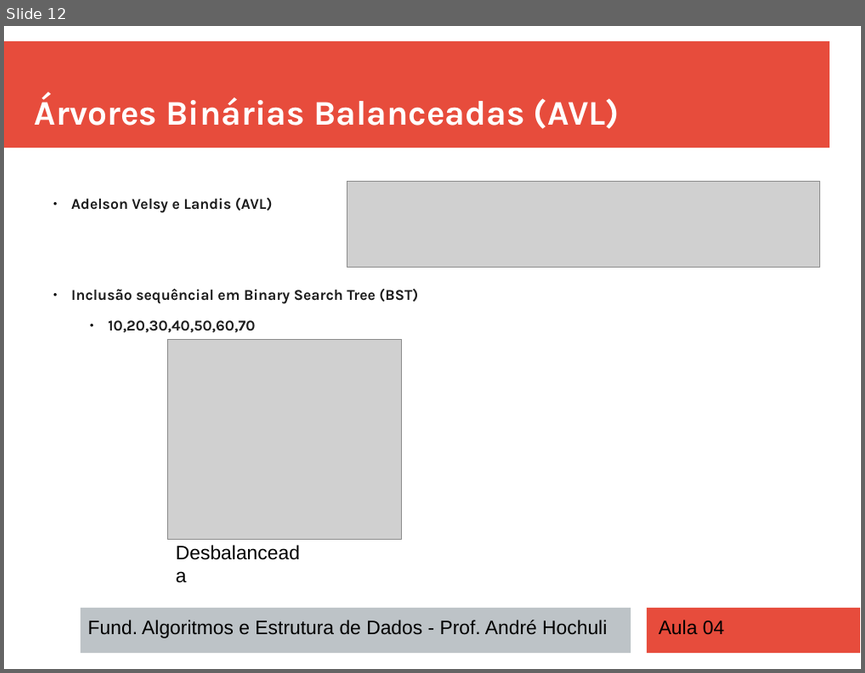
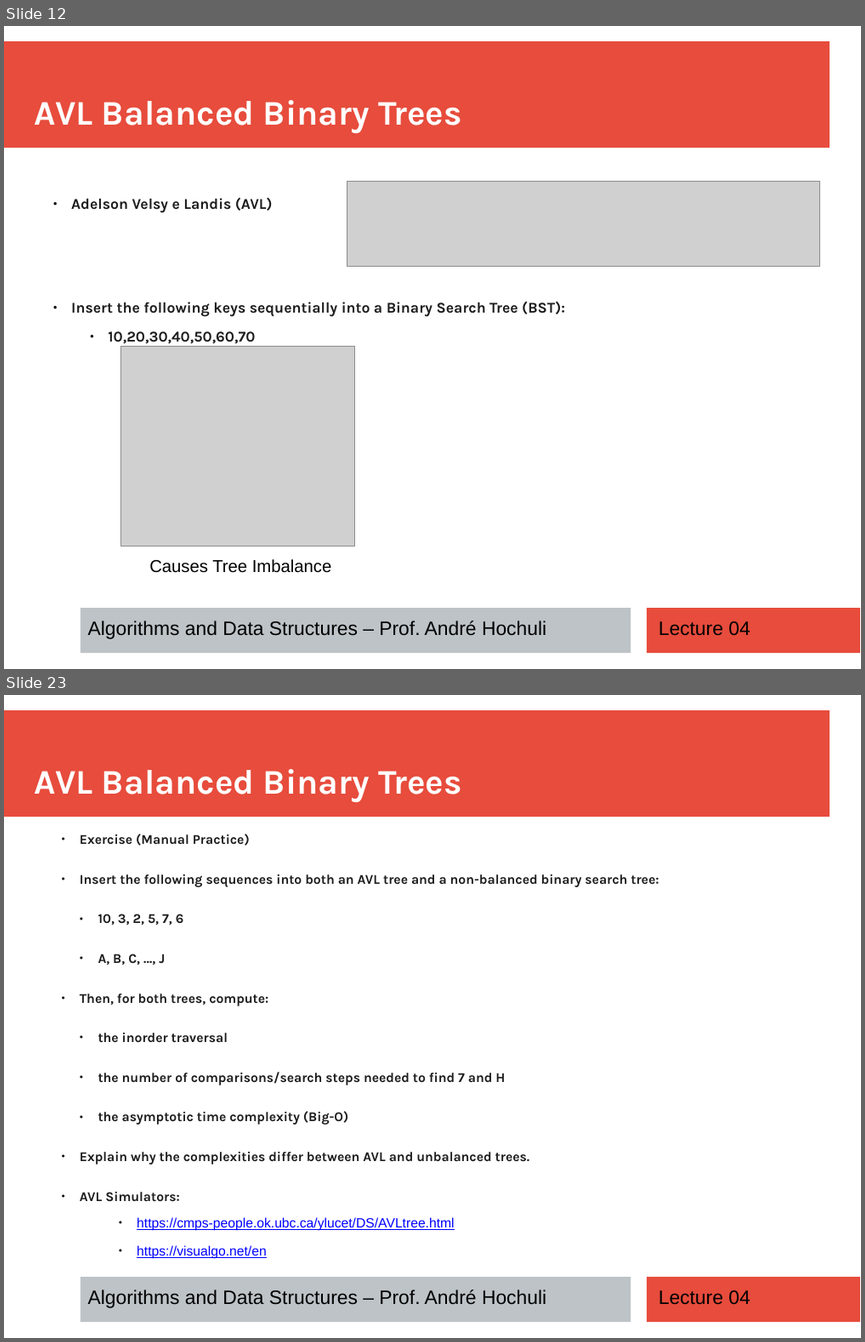
Before and after one commit to andrehochuli/teaching, a slide deck: DataStructuresAndAlgorithms/Lecture 04 - Trees/Aula 04 - Trees.pptx. Shown one above the other, each under a label of ours: slide 12 before the commit, slides 12 and 23 after it; the slides between them are not shown. The pictures are 865x673 and 865x1342 pixels, drawn with LibreOffice and Linux fonts; fonts in the diff are those of the drawing; grey boxes stand for pictures. Boxes give left, top, right and bottom in pixels: in the first picture for what was removed or moved away, otherwise in the second. Text is boxed around its words. In the diff, an @@ line names an element or a change of style, - is before the commit and + after.

```diff
--- a/DataStructuresAndAlgorithms/Lecture 04 - Trees/Aula 04 - Trees.pptx
+++ b/DataStructuresAndAlgorithms/Lecture 04 - Trees/Aula 04 - Trees.pptx
@@ slide 23 added at (4,695,861,1338), background #FFFFFF; not listed: 3 template elements that a slide beside it also shows @@
@@ text added at (35,769,462,802), 32 pt, text #FFFFFF, bold @@
+AVL Balanced Binary Trees
@@ text added at (80,834,658,1259), 12.4 pt, text #1C1C1C, bold @@
+  ● Exercise (Manual Practice)
+  ● Insert the following sequences into both an AVL tree and a non-balanced binary search tree:
+    ● 10, 3, 2, 5, 7, 6
+    ● A, B, C, …, J
+  ● Then, for both trees, compute:
+    ● the inorder traversal
+    ● the number of comparisons/search steps needed to find 7 and H
+    ● the asymptotic time complexity (Big-O)
+  ● Explain why the complexities differ between AVL and unbalanced trees.
+  ● AVL Simulators:
+      ● https://cmps-people.ok.ubc.ca/ylucet/DS/AVLtree.html
+      ● https://visualgo.net/en
@@ text added at (88,1289,546,1308), 18 pt, text #000000 @@
+Algorithms and Data Structures – Prof. André Hochuli
@@ text added at (658,1290,749,1304), 18 pt, text #000000 @@
+Lecture 04
@@ slide 12 changed as well @@
@@ text at (35,100,462,133): text changed @@
-Árvores Binárias Balanceadas (AVL)
+AVL Balanced Binary Trees
@@ text at (71,301,565,317): text changed @@
-  ● Inclusão sequêncial em Binary Search Tree (BST)
+  ● Insert the following keys sequentially into a Binary Search Tree (BST):
@@ picture: place and size @@
-picture at (167,340,401,539)
+picture at (120,346,355,546)
@@ text at (149,559,331,573): text changed; size 18 to 16 pt @@
-Desbalanceada
+Causes Tree Imbalance
@@ text at (88,620,546,639): text changed @@
-Fund. Algoritmos e Estrutura de Dados - Prof. André Hochuli
+Algorithms and Data Structures – Prof. André Hochuli
@@ text at (658,621,749,635): text changed @@
-Aula 04
+Lecture 04
```
Also in this commit, not shown: 5 other slides changed, 17 other slides added, 19 slides removed, 2 other files.
